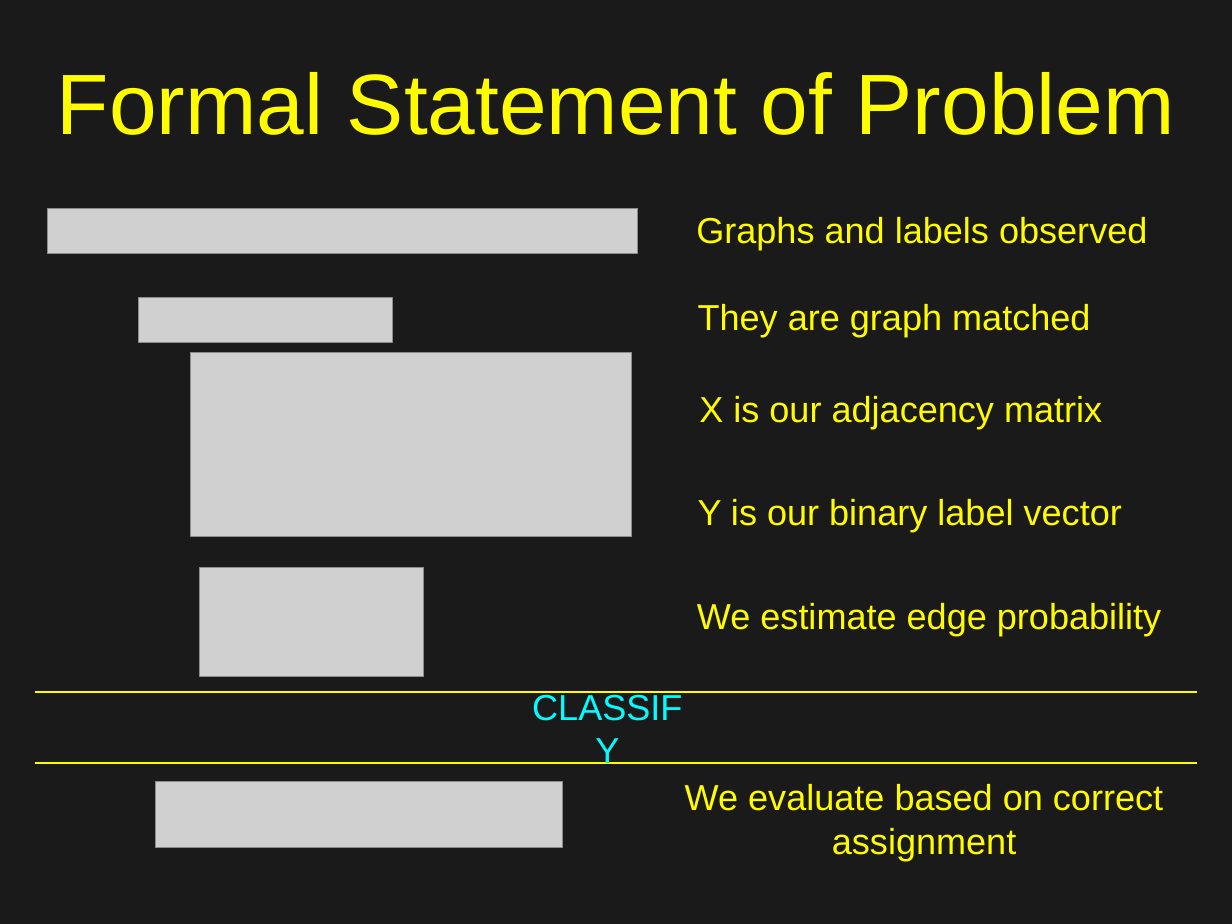
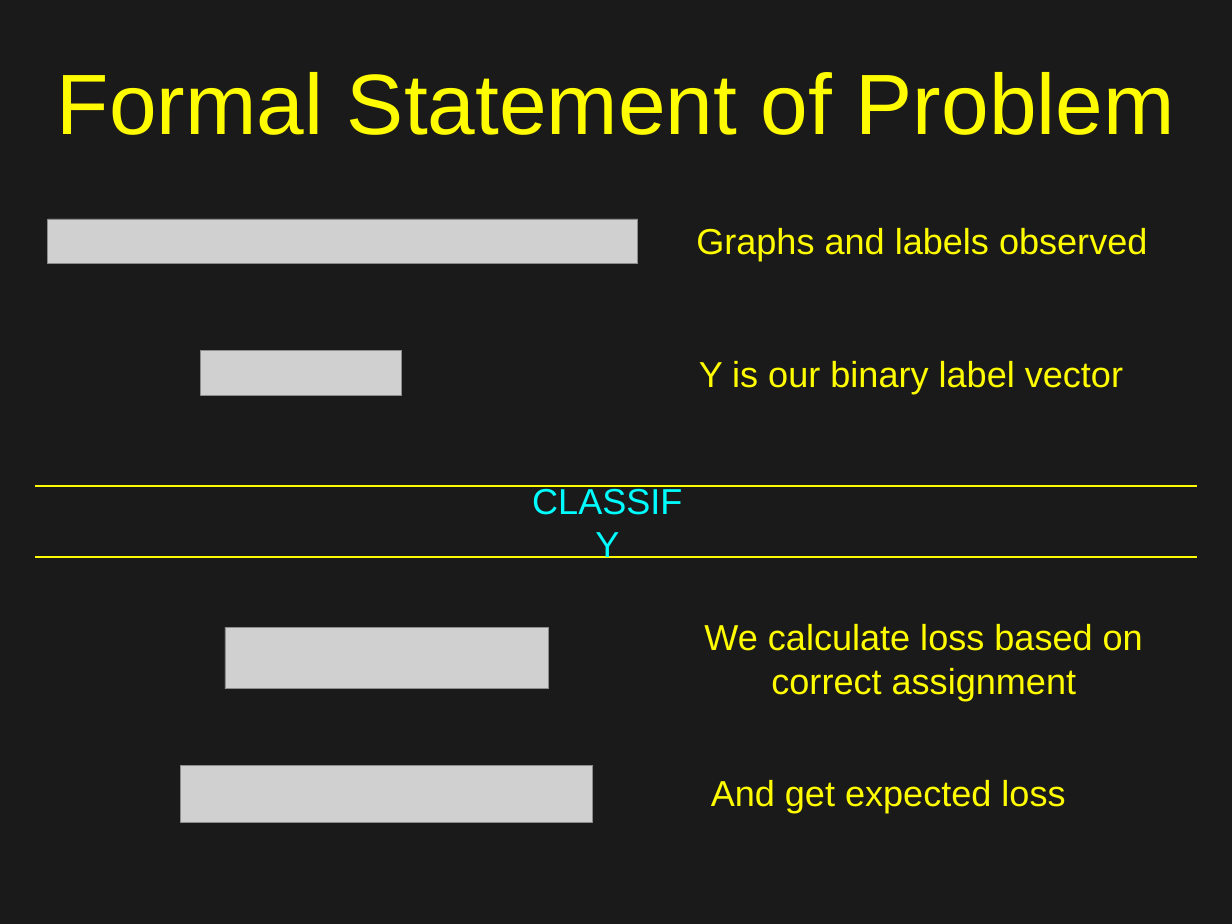
Before and after one commit to Upward-Spiral-Science/TA, a slide deck: slide 5 of draft/summary_presentation.pptx. Drawn at 1232x924 pixels with LibreOffice and Linux fonts; fonts in the diff are those of the drawing; grey boxes stand for pictures; background and template pictures are left out; a plain dark background stands for a picture behind light text. Boxes give left, top, right and bottom in pixels: in the first picture for what was removed or moved away, otherwise in the second. Text is boxed around its words. In the diff, an @@ line names an element or a change of style, - is before the commit and + after.

```diff
--- a/draft/summary_presentation.pptx
+++ b/draft/summary_presentation.pptx
@@ picture: place and size @@
-picture at (48, 208, 638, 253)
+picture at (48, 219, 638, 264)
@@ text "Graphs and labels observed": place and size @@
-text "Graphs and labels observed" at (696, 217, 1147, 250)
+text "Graphs and labels observed" at (696, 228, 1147, 261)
@@ picture removed at (139, 297, 392, 342) @@
@@ text removed at (698, 304, 1090, 337) @@
-They are graph matched
@@ picture removed at (191, 353, 632, 536) @@
@@ picture added at (201, 350, 402, 395) @@
@@ text "Y is our binary label ...": place and size @@
-text "Y is our binary label ..." at (698, 499, 1122, 532)
+text "Y is our binary label ..." at (699, 361, 1123, 393)
@@ text removed at (699, 396, 1102, 428) @@
-X is our adjacency matrix
@@ line moved from (35, 763) - (1197, 763) to (35, 486) - (1197, 486) @@
@@ text "CLASSIFY": place and size @@
-text "CLASSIFY" at (528, 701, 705, 754)
+text "CLASSIFY" at (528, 496, 705, 548)
@@ line moved from (35, 692) - (1197, 692) to (35, 557) - (1197, 557) @@
@@ picture removed at (200, 567, 425, 677) @@
@@ picture added at (225, 627, 548, 689) @@
@@ text removed at (697, 603, 1161, 635) @@
-We estimate edge probability
@@ text at (704, 624, 1143, 701): text changed @@
-We evaluate based on correct
-assignment
+We calculate loss based on
+correct assignment
@@ picture added at (180, 765, 593, 822) @@
@@ picture removed at (155, 782, 562, 847) @@
@@ text added at (711, 780, 1065, 812), 30 pt, text #FFFB00 @@
+And get expected loss
```
Also in this commit, not shown: 2 other slides changed, 3 slides added, 3 slides removed, 2 other files.
